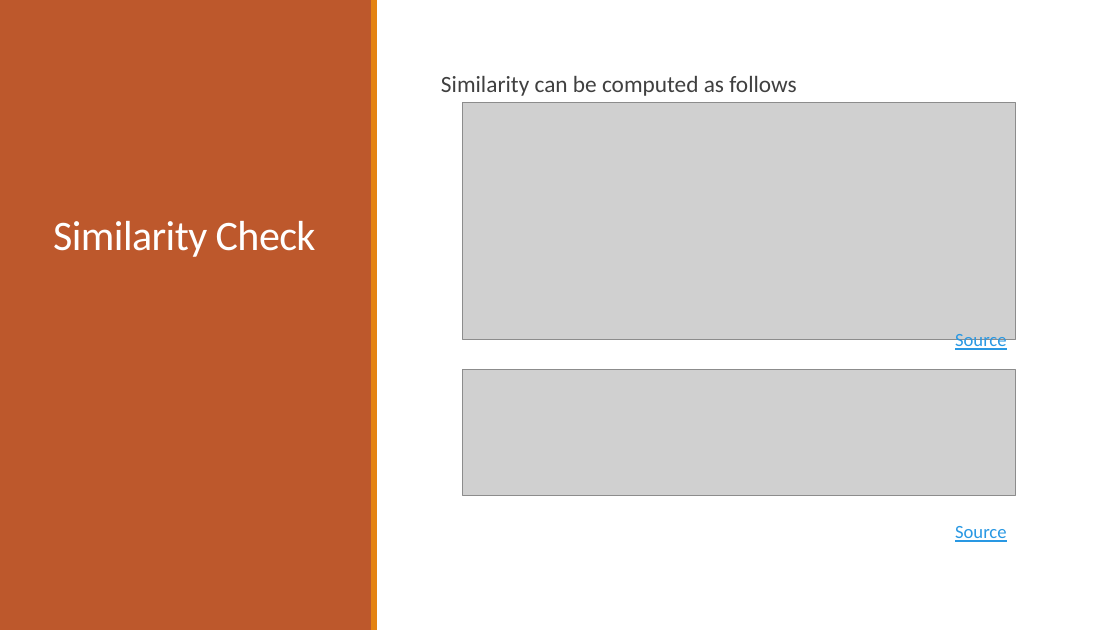
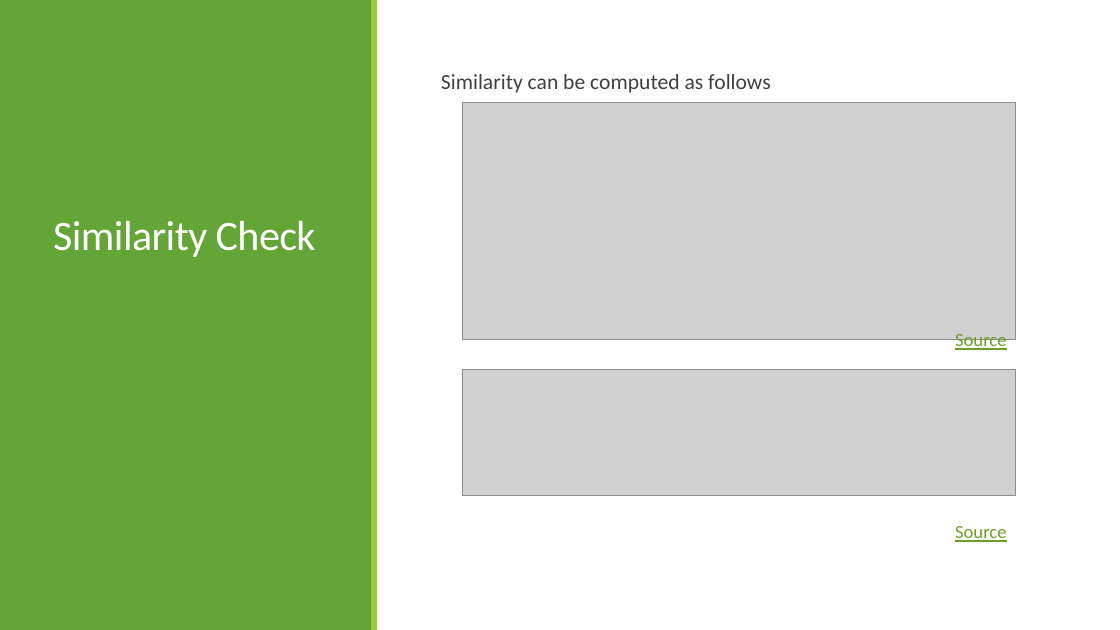
Before and after one commit to ChrisAlex2104/-Recommendation-using-Collaborative-Filtering, a slide deck: slide 5 of AI presentation.pptx. Drawn at 1120x630 pixels with LibreOffice and Linux fonts; fonts in the diff are those of the drawing; grey boxes stand for pictures. Boxes give left, top, right and bottom in pixels: in the first picture for what was removed or moved away, otherwise in the second. Text is boxed around its words. In the diff, an @@ line names an element or a change of style, - is before the commit and + after.

```diff
--- a/AI presentation.pptx
+++ b/AI presentation.pptx
@@ rectangle at (0,0,372,629): fill #BD582C to #63A537 @@
@@ rectangle at (371,0,376,629): fill #E48312 to #99CB38 @@
@@ text "Similarity can be computed as ..." at (441,74,771,93): size 15 to 13.9 pt; line spacing 0.9 to 0.8 @@
@@ text "Source" at (955,334,1007,352): text colour #2998E3 to #6B9F25 @@
@@ text "Source" at (955,526,1007,542): text colour #2998E3 to #6B9F25 @@
```
Also in this commit, not shown: 4 other slides changed, 13 slides added, 1 other file.
